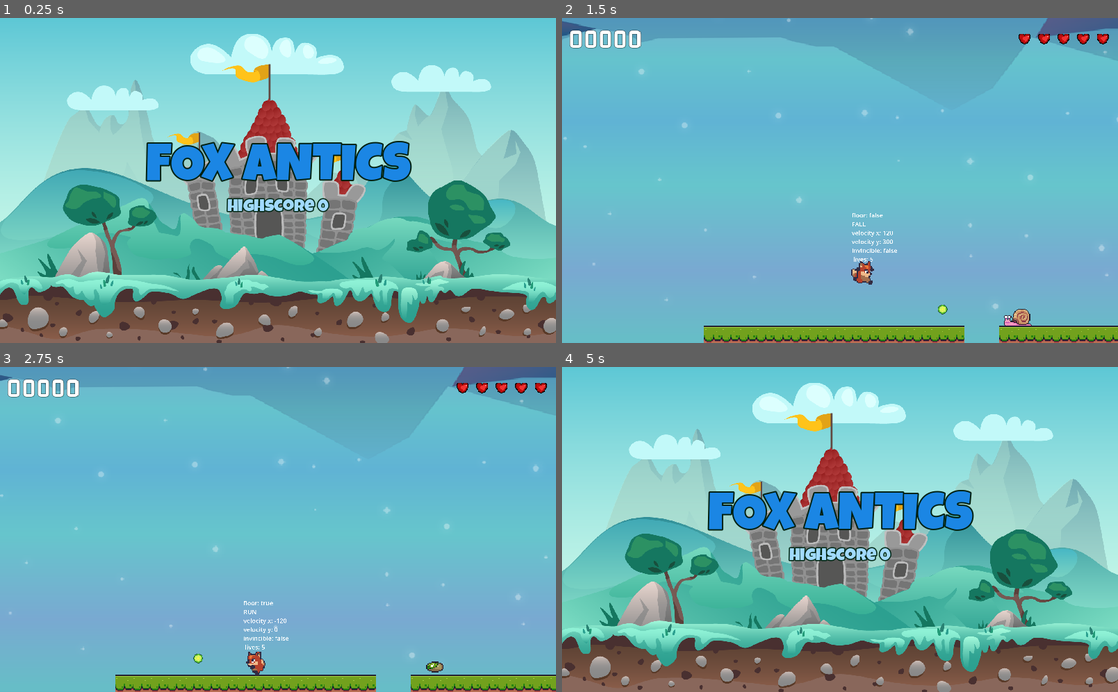
Above: before the commit, frames 1-4 (two rows, left to right).
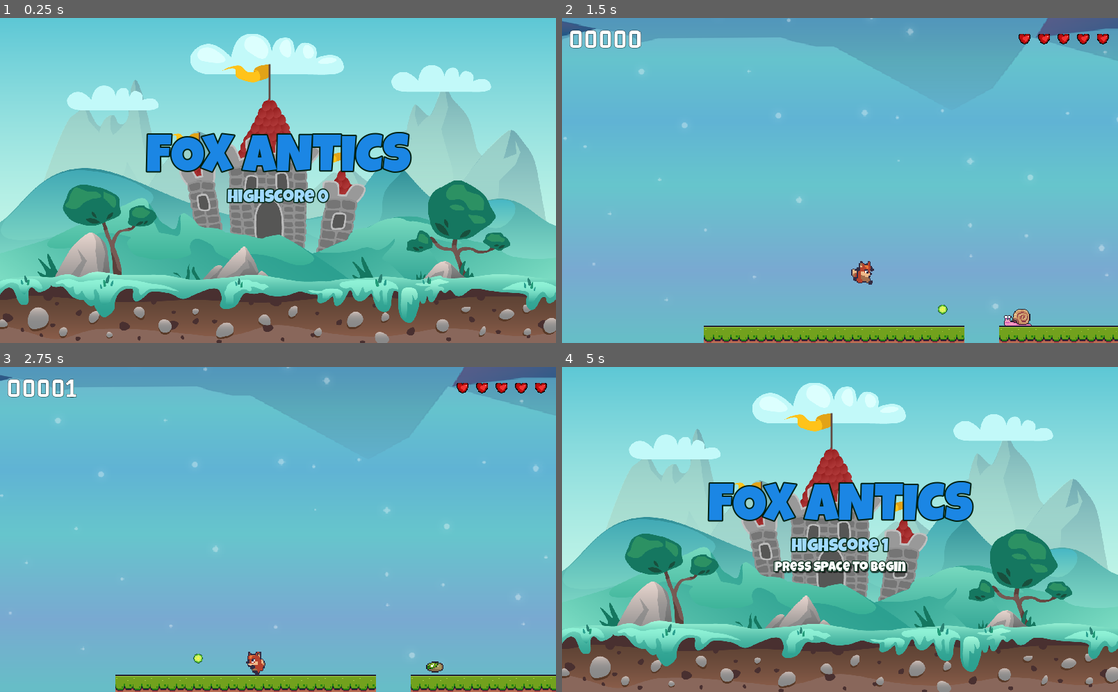
Above: after the commit, the same moments.

Repository: dizuane/godot-fox-antics
Game: Godot game, scene res://main/main.tscn
Same seed, same stepped clock (60 frames per second), same inputs: the game is played once before the commit and once after it.
Inputs:
- Up to frame 1 (0.25 s): no input
- Up to frame 2 (1.5 s): tap Space (jump) at 0.5, 0.77 s; hold D (right) from 0.53 s (still down); tap E (shoot) at 0.6, 1.35 s
- Up to frame 3 (2.75 s): tap Space (jump) at 1.52 s; release D (right) at 2.03 s; hold A (left) from 2.03 s (still down); tap E (shoot) at 2.1 s
- Up to frame 4 (5 s): release A (left) at 2.78 s; hold D (right) 2.78-4.28 s; tap E (shoot) at 2.85, 3.6, 4.35 s; tap Space (jump) at 3.02, 3.77, 4.52 s; hold A (left) from 4.28 s (still down)

The runs differ from the first frame. In frame 1, 5.2% of the frame differs, in the area x 26-75%, y 35-60%; in frame 2, 0.2%; in frame 3, 0.3%; in frame 4, 6.0%, in the area x 26-75%, y 35-64%.

Commit message:
Bug fixes

Diff:
--- a/boss/boss.gd
+++ b/boss/boss.gd
@@ -5,19 +5,19 @@
 
 @onready var animation_tree = $AnimationTree
 @onready var visual = $Visual
+@onready var hit_box = $Visual/HitBox
 
 @export var lives: int = 3
 @export var points: int = 5
 
 var _invincible: bool = false
-
+var _has_triggered: bool = false
 
 func _ready():
 	pass # Replace with function body.
 
 
-
-func _process(delta):
+func _process(_delta):
 	pass
 
 
@@ -43,15 +43,21 @@
 	if _invincible:
 		return
 
+	if !_has_triggered:
+		return
+
 	set_invincible(true)
 	tween_hit()
 	reduce_lives()
 
 
-func _on_trigger_area_entered(area):
+func _on_trigger_area_entered(_area):
 	if !animation_tree[TRIGGER_CONDITION]:
 		animation_tree[TRIGGER_CONDITION] = true
+		_has_triggered = true
+		# Bits!!
+		hit_box.collision_layer = 4 # The TOTAL bit value, NOT the layer #!
 
 
-func _on_hit_box_area_entered(area):
+func _on_hit_box_area_entered(_area):
 	take_damage()
--- a/boss/boss.tscn
+++ b/boss/boss.tscn
@@ -264,7 +264,7 @@
 texture = ExtResource("1_bjxfc")
 
 [node name="HitBox" type="Area2D" parent="Visual"]
-collision_layer = 4
+collision_layer = 0
 collision_mask = 8
 
 [node name="CollisionShape2D" type="CollisionShape2D" parent="Visual/HitBox"]
--- a/bullets/bullet_base/bullet_base.gd
+++ b/bullets/bullet_base/bullet_base.gd
@@ -24,5 +24,5 @@
 		queue_free()
 
 
-func _on_area_entered(area):
+func _on_area_entered(_area):
 	queue_free()
--- a/checkpoint/checkpoint.gd
+++ b/checkpoint/checkpoint.gd
@@ -17,5 +17,5 @@
 	SoundManager.play_clip(sound, SoundManager.SOUND_WIN)
 
 
-func _on_area_entered(area):
+func _on_area_entered(_area):
 	SignalManager.on_level_complete.emit()
--- a/enemies/enemy_base/enemy_base.gd
+++ b/enemies/enemy_base/enemy_base.gd
@@ -18,7 +18,7 @@
 	_player_ref = get_tree().get_nodes_in_group(GameManager.GROUP_PLAYER)[0]
 
 
-func _physics_process(delta):
+func _physics_process(_delta):
 	fallen_off()
 
 
@@ -54,5 +54,5 @@
 	pass # Replace with function body.
 
 
-func _on_hit_box_area_entered(area):
+func _on_hit_box_area_entered(_area):
 	die()
--- a/enemies/enemy_base/enemy_base.tscn
+++ b/enemies/enemy_base/enemy_base.tscn
@@ -10,7 +10,7 @@
 
 [node name="AnimatedSprite2D" type="AnimatedSprite2D" parent="."]
 
-[node name="HitBox" type="Area2D" parent="."]
+[node name="HitBox" type="Area2D" parent="." groups=["dangers"]]
 collision_layer = 4
 collision_mask = 8
 
--- a/enemies/frog/frog.gd
+++ b/enemies/frog/frog.gd
@@ -66,4 +66,3 @@
 
 func _on_visible_on_screen_notifier_2d_screen_entered():
 	_seen_player = true
-	print("_seen_player: ", _seen_player)
--- a/floor_spikes/floor_spikes.tscn
+++ b/floor_spikes/floor_spikes.tscn
@@ -5,7 +5,7 @@
 [sub_resource type="RectangleShape2D" id="RectangleShape2D_qqa1f"]
 size = Vector2(14, 7)
 
-[node name="FloorSpikes" type="Area2D"]
+[node name="FloorSpikes" type="Area2D" groups=["dangers"]]
 z_index = -1
 collision_layer = 4
 collision_mask = 0
--- a/fruit_pickup/fruit_pickup.gd
+++ b/fruit_pickup/fruit_pickup.gd
@@ -42,7 +42,6 @@
 	kill_me()
 
 
-func _on_area_entered(area):
-	print("Pickup Collected")
+func _on_area_entered(_area):
 	SignalManager.on_pickup_hit.emit(POINTS)
 	kill_me()
--- a/hud/hud.gd
+++ b/hud/hud.gd
@@ -19,7 +19,7 @@
 	score_label.text = str(ScoreManager.get_score()).lpad(5, "0")
 
 
-func _process(delta):
+func _process(_delta):
 	if vb_level_complete.visible:
 		if Input.is_action_just_pressed("jump"):
 			GameManager.load_next_level_scene()
--- a/level_base/level_base.gd
+++ b/level_base/level_base.gd
@@ -9,7 +9,7 @@
 	get_tree().paused = false
 
 
-func _process(delta):
+func _process(_delta):
 	player_cam.position = player.position
 
 	# if Input.is_action_just_pressed("left"):
--- a/main/main.gd
+++ b/main/main.gd
@@ -8,6 +8,6 @@
 	label_high_score.text = "Highscore " + str(ScoreManager.get_highscore())
 
 
-func _process(delta):
+func _process(_delta):
 	if Input.is_action_just_pressed("jump"):
 		GameManager.load_next_level_scene()
--- a/main/main.tscn
+++ b/main/main.tscn
@@ -18,6 +18,46 @@
 font_color = Color(0.631373, 0.854902, 0.996078, 1)
 outline_size = 8
 outline_color = Color(0, 0.152941, 0.0784314, 1)
+
+[sub_resource type="LabelSettings" id="LabelSettings_uw5r7"]
+font = ExtResource("2_a5bsh")
+font_size = 24
+font_color = Color(1, 1, 1, 0)
+outline_size = 6
+outline_color = Color(0, 0.152941, 0.0784314, 0)
+shadow_size = 5
+shadow_offset = Vector2(2, 3)
+
+[sub_resource type="LabelSettings" id="LabelSettings_uia21"]
+font = ExtResource("2_a5bsh")
+font_size = 24
+outline_size = 6
+outline_color = Color(0, 0.152941, 0.0784314, 1)
+shadow_size = 5
+shadow_color = Color(0, 0, 0, 0.494118)
+shadow_offset = Vector2(2, 3)
+
+[sub_resource type="Animation" id="Animation_kww1a"]
+resource_name = "blink"
+length = 0.6
+loop_mode = 2
+tracks/0/type = "value"
+tracks/0/imported = false
+tracks/0/enabled = true
+tracks/0/path = NodePath(".:label_settings")
+tracks/0/interp = 1
+tracks/0/loop_wrap = true
+tracks/0/keys = {
+"times": PackedFloat32Array(0, 0.4),
+"transitions": PackedFloat32Array(1, 1),
+"update": 1,
+"values": [SubResource("LabelSettings_uw5r7"), SubResource("LabelSettings_uia21")]
+}
+
+[sub_resource type="AnimationLibrary" id="AnimationLibrary_if0sw"]
+_data = {
+"blink": SubResource("Animation_kww1a")
+}
 
 [node name="Main" type="CanvasLayer"]
 script = ExtResource("1_euffe")
@@ -58,6 +98,22 @@
 horizontal_alignment = 1
 vertical_alignment = 1
 
+[node name="Control" type="Control" parent="VB"]
+layout_mode = 2
+
+[node name="Label" type="Label" parent="VB"]
+layout_mode = 2
+text = "Press space to begin"
+label_settings = SubResource("LabelSettings_uw5r7")
+horizontal_alignment = 1
+vertical_alignment = 1
+
+[node name="AnimationPlayer" type="AnimationPlayer" parent="VB/Label"]
+autoplay = "blink"
+libraries = {
+"": SubResource("AnimationLibrary_if0sw")
+}
+
 [node name="Music" type="AudioStreamPlayer" parent="."]
 stream = ExtResource("3_ob5fm")
 autoplay = true
--- a/player/player.gd
+++ b/player/player.gd
@@ -6,6 +6,7 @@
 @onready var shooter = $Shooter
 @onready var animation_player_invincible = $AnimationPlayerInvincible
 @onready var hurt_timer = $HurtTimer
+@onready var hit_box = $HitBox
 
 const GRAVITY: float = 1000.0
 const FALLEN_OFF: float = 100.0
@@ -161,13 +162,22 @@
 	SoundManager.play_clip(sound_player, SoundManager.SOUND_DAMAGE)
 
 
-func _on_hit_box_area_entered(area):
+func retake_damage() -> void:
+	for area in hit_box.get_overlapping_areas():
+		if area.is_in_group("dangers"):
+			apply_hit()
+			break
+	return
+
+
+func _on_hit_box_area_entered(_area):
 	apply_hit()
 
 
 func _on_invincible_timer_timeout():
 	_invincible = false
 	animation_player_invincible.stop()
+	retake_damage()
 
 
 func _on_hurt_timer_timeout():
--- a/player/player.tscn
+++ b/player/player.tscn
@@ -177,6 +177,7 @@
 }
 
 [node name="DebugLabel" type="Label" parent="."]
+visible = false
 offset_left = -11.0
 offset_top = -55.0
 offset_right = 185.0
--- a/player_cam/player_cam.gd
+++ b/player_cam/player_cam.gd
@@ -11,7 +11,7 @@
 	SignalManager.on_game_over.connect(on_game_over)
 
 
-func _process(delta):
+func _process(_delta):
 	offset = get_random_offset()
 
 
--- a/singletons/score_manager.gd
+++ b/singletons/score_manager.gd
@@ -53,7 +53,7 @@
 	file.store_string(JSON.stringify(data))
 
 
-func on_enemy_hit(p: int) -> void:
+func on_enemy_hit(p: int, _v: Vector2) -> void:
 	update_score(p)
 
 
Not shown: 1 places in main/main.tscn that only renumber resources
